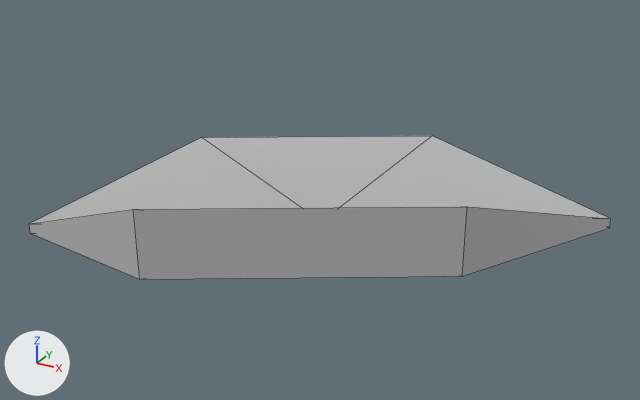
An edit to the FBX model Assets/3D Models/hex/left2.fbx, drawn before and after from the same camera.
Before and after are seen from a camera (50 mm lens) standing at (3.84, -7.01, 3.78) and looking at (-0.23, 0.38, 0.09). Every picture has the same lights, and +X, +Y and +Z are marked at lower left. Mesh edges are drawn as thin lines. Where no turn or scale is listed for an object, it has been applied to the vertices.

The scene before the commit, as lines of its bpy script (objects in view):
```python
mat_lambert1 = principled_material('lambert1')
mat_lambert1.base_color = (0.5, 0.5, 0.5)  # grey #bcbcbc
me_mesh = bpy.data.meshes.new('Mesh')
me_mesh.from_pydata(...)  # 14 vertices, 18 faces; spans x -2.5..2.5, y -1.67..2.89, z -0.05..0.63
me_mesh.materials.append(mat_lambert1)  # grey #bcbcbc
ob_left2 = bpy.data.objects.new('left2', me_mesh)
ob_left2.location = (0.0, 0.0, 0.0)
```
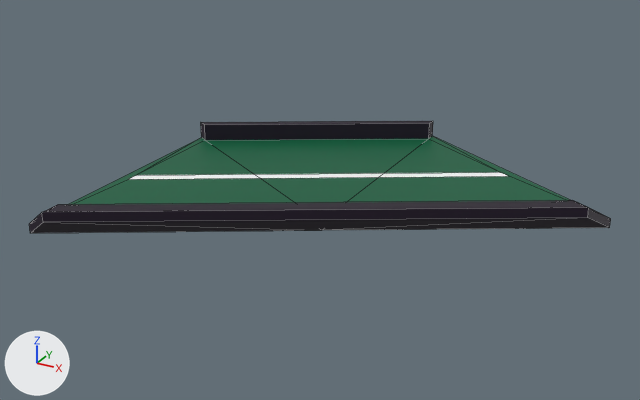
The edits, one by one:
Picture 'palette.png' (img_palette_png) is new.
In material 'lambert1' (mat_lambert1), base_color is no longer (0.5, 0.5, 0.5), grey #bcbcbc.
In material 'lambert1' (mat_lambert1), texture is now set to img_palette_png.
me_mesh is used by ob_left2; location (0.0, 0.0, 0.0).
me_mesh had 14 vertices, 18 faces and spanned x -2.5..2.5, y -1.67..2.89, z -0.05..0.63.
me_mesh now has 30 vertices, 36 faces and spans x -2.5..2.5, y -1.52..2.89, z -0.05..0.27.
Part 1, on me_mesh:
4 vertices are removed from x -0.94..1.56, y -1.67..-0.22, z -0.05..0.63.
12 faces are deleted.
20 vertices are added at x -2.5..2.34, y -1.52..2.89, z 0.05..0.27.
30 new faces join them.

Where the change shows, as pixel boxes [x1, y1, x2, y2] in the pictures (640 x 400 px):
'left2', surface changed, reshaped (grey to green, 22% shorter): before [29, 136, 611, 279]; after [29, 121, 611, 233]
